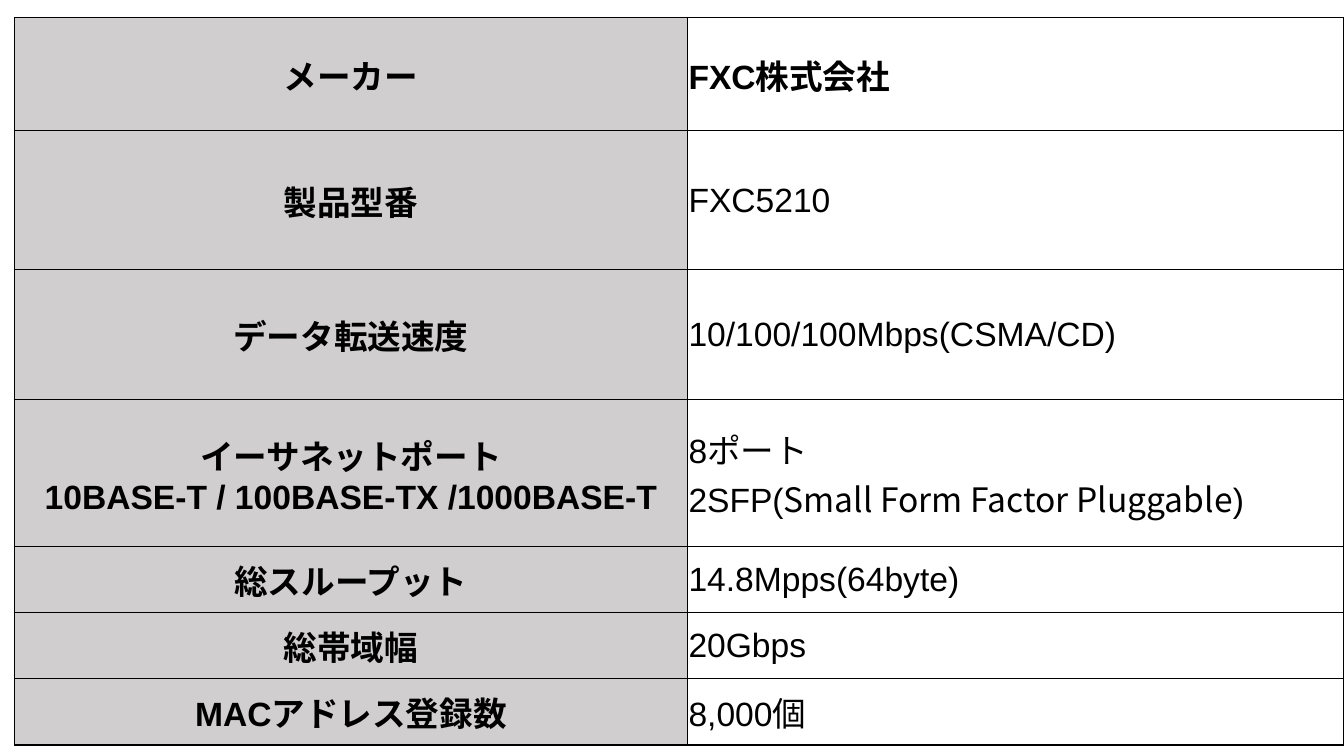
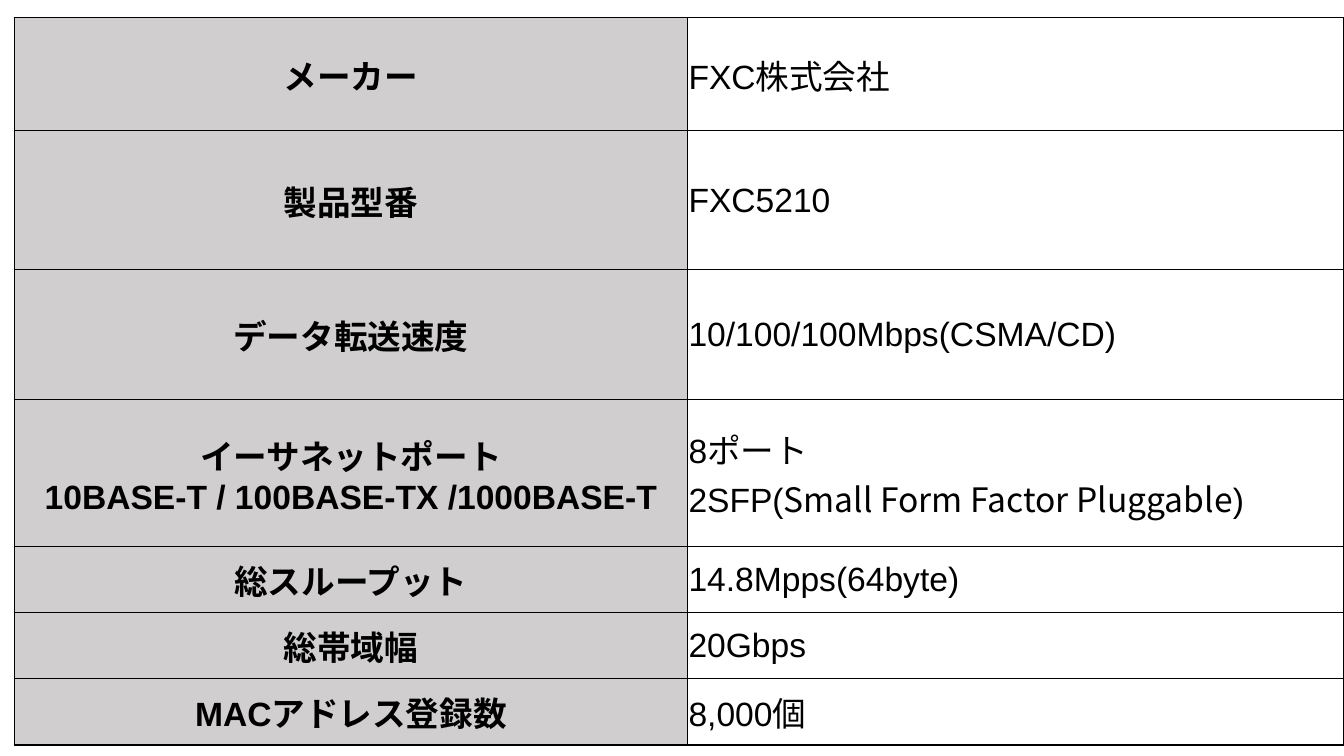
Before and after one commit to Alice-to-Bob/Graduate_School, a slide deck: slide 7 of SUBTHEME/graphs/telework_list.pptx. Drawn at 1344x756 pixels with LibreOffice and Linux fonts; fonts in the diff are those of the drawing. Boxes give left, top, right and bottom in pixels: in the first picture for what was removed or moved away, otherwise in the second. Text is boxed around its words. In the diff, an @@ line names an element or a change of style, - is before the commit and + after.

```diff
--- a/SUBTHEME/graphs/telework_list.pptx
+++ b/SUBTHEME/graphs/telework_list.pptx
@@ table at [14,17,1344,745] @@
@@ bold off in "FXC株式会社" @@
```
Also in this commit, not shown: 7 other slides changed, 11 other files.
